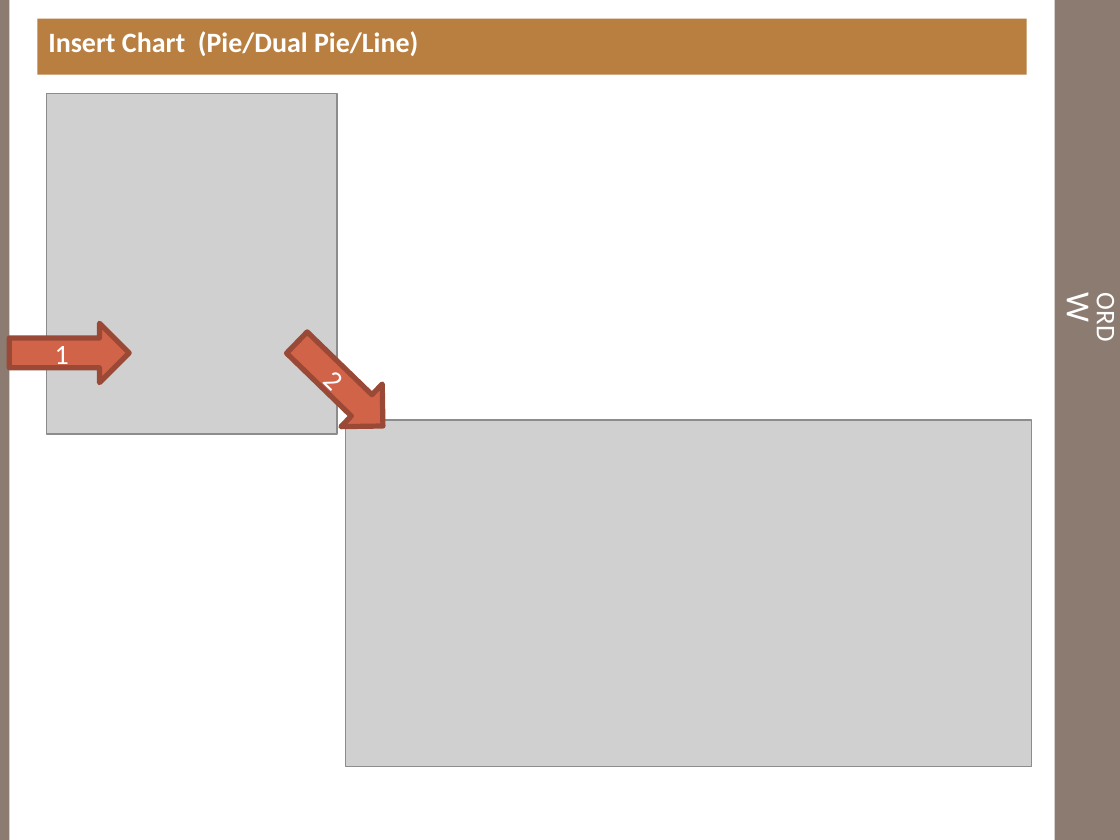
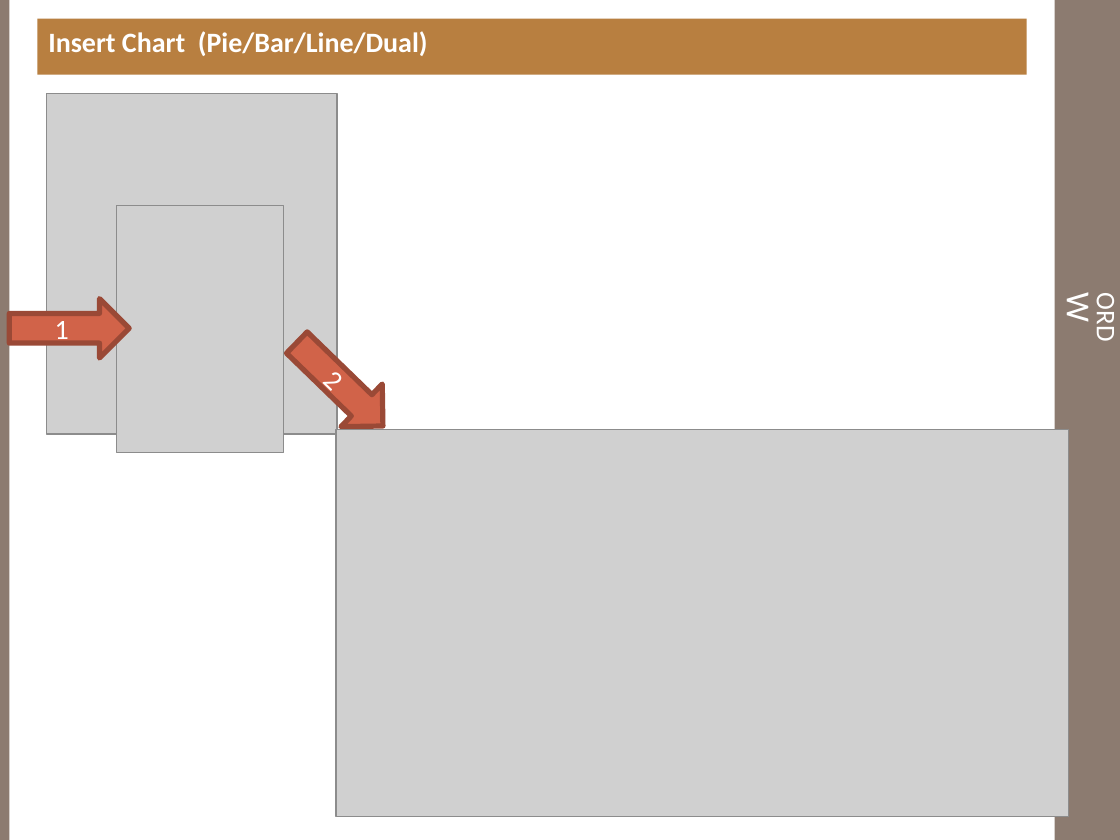
Before and after one commit to essamsalah/Invent_iR, a slide deck: slide 7 of Branches/2.0/doc/iResearch User Guide.pptx. Drawn at 1120x840 pixels with LibreOffice and Linux fonts; fonts in the diff are those of the drawing; grey boxes stand for pictures. Boxes give left, top, right and bottom in pixels: in the first picture for what was removed or moved away, otherwise in the second. Text is boxed around its words. In the diff, an @@ line names an element or a change of style, - is before the commit and + after.

```diff
--- a/Branches/2.0/doc/iResearch User Guide.pptx
+++ b/Branches/2.0/doc/iResearch User Guide.pptx
@@ text at [48, 31, 428, 56]: text changed @@
-Insert Chart (Pie/Dual Pie/Line)
+Insert Chart (Pie/Bar/Line/Dual)
@@ picture added at [116, 205, 283, 452] @@
@@ right arrow "1": place and size @@
-right arrow "1" at [9, 324, 129, 383]
+right arrow "1" at [9, 299, 129, 358]
@@ picture: place and size @@
-picture at [345, 420, 1030, 766]
+picture at [336, 429, 1068, 816]
```
Also in this commit, not shown: 4 other slides changed, 3 slides removed, 4 other files.
